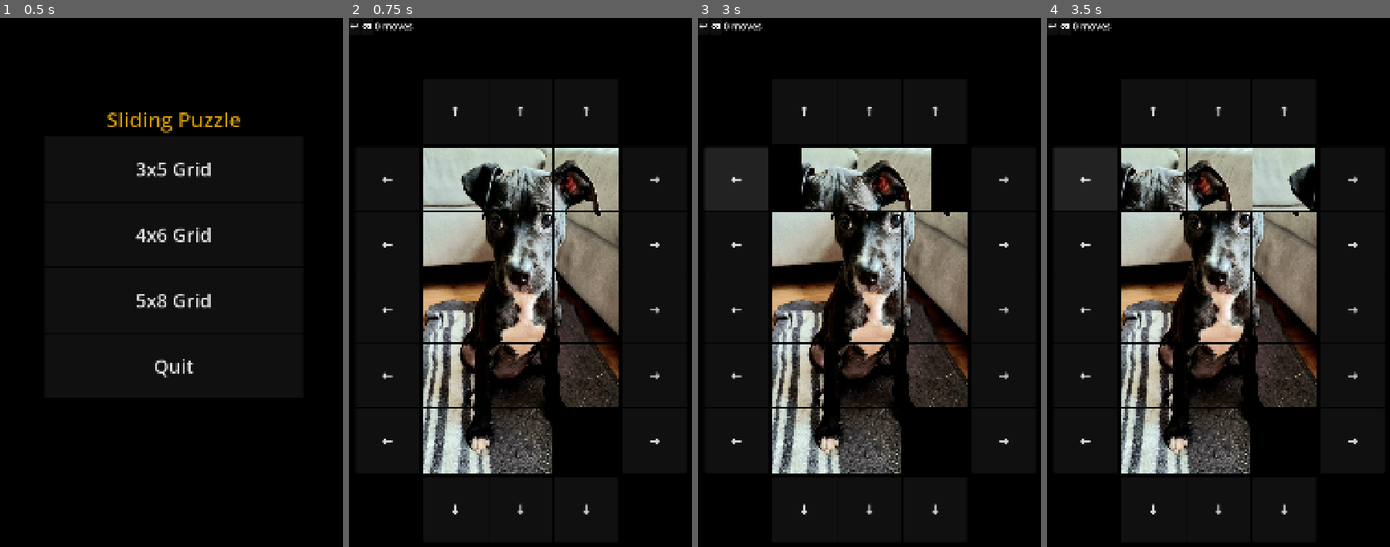
Above: before the commit, frames 1-4 (left to right).
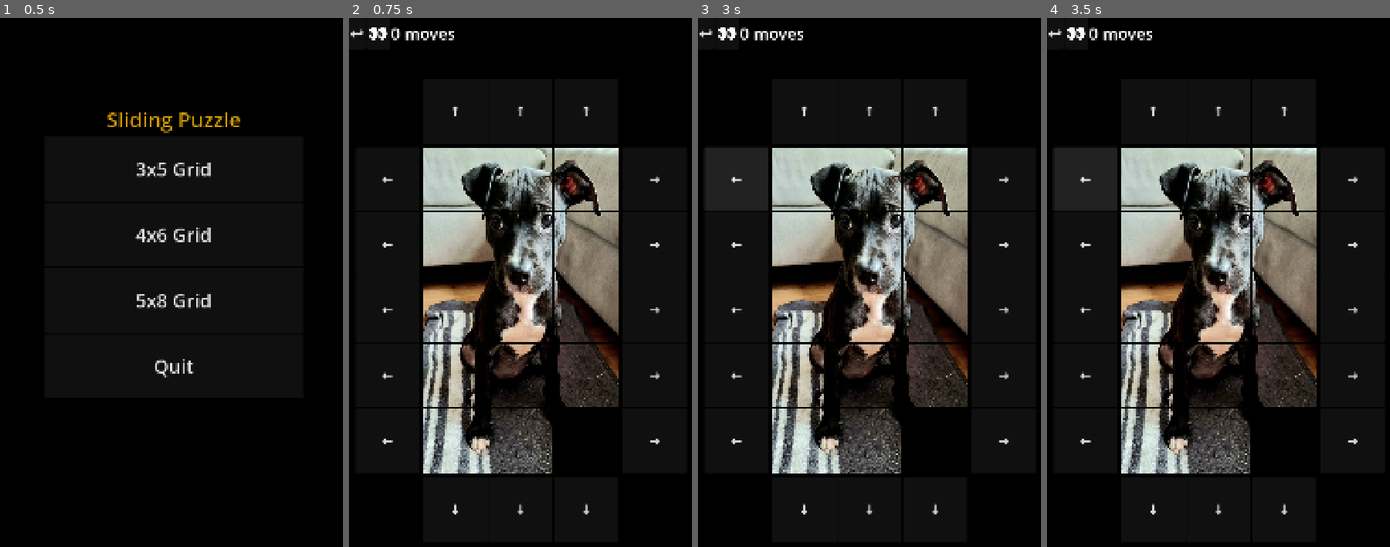
Above: after the commit, the same moments.

Repository: opensourceame/slider
Game: Godot game, scene res://scenes/MainMenu.tscn
Same seed, same stepped clock (60 frames per second), same inputs: the game is played once before the commit and once after it.
Inputs:
- Up to frame 1 (0.5 s): no input
- Up to frame 2 (0.75 s): click "3x5 Grid" at 0.5 s
- Up to frame 3 (3 s): click "↩️" at 1.25 s; click "👀" at 2 s; click "←" at 2.75 s
- Up to frame 4 (3.5 s): no input

Frame 1 is identical in both runs. In frame 2, 0.5% of the frame differs, in the area x 0-31%, y 0-5%; in frame 3, 6.0%, in the area x 0-79%, y 0-37%; in frame 4, 5.9%.
Error before the commit: Invalid assignment of property or key 'text' with value of type 'String' on a base object of type 'null instance'. (res://scripts/GameManager.gd:566)

Commit message:
add more game states

Diff:
--- a/scenes/Game.tscn
+++ b/scenes/Game.tscn
@@ -10,6 +10,9 @@
 font_size = 200
 outline_size = 19
 outline_color = Color(0.7413441, 0.85064906, 0.1043692, 1)
+
+[sub_resource type="Theme" id="Theme_cpr0p"]
+default_font_size = 50
 
 [sub_resource type="Theme" id="Theme_qbsmt"]
 default_font_size = 30
@@ -35,29 +38,71 @@
 horizontal_alignment = 1
 vertical_alignment = 1
 
+[node name="CPUParticles2D" type="CPUParticles2D" parent="World" unique_id=1207187384]
+visible = false
+amount = 12
+
 [node name="HUD" type="CanvasLayer" parent="." unique_id=352275736]
 
 [node name="HBoxContainer" type="HBoxContainer" parent="HUD" unique_id=1896796996]
-offset_right = 40.0
-offset_bottom = 40.0
-theme = SubResource("Theme_qbsmt")
+layout_direction = 2
+offset_right = 700.0
+offset_bottom = 96.0
+size_flags_horizontal = 3
+theme = SubResource("Theme_cpr0p")
 
 [node name="Button" type="Button" parent="HUD/HBoxContainer" unique_id=1038392139]
 layout_mode = 2
 text = "↩️"
 
-[node name="Button2" type="Button" parent="HUD/HBoxContainer" unique_id=1548698838]
+[node name="PeekButton" type="Button" parent="HUD/HBoxContainer" unique_id=1548698838]
 layout_mode = 2
+theme_override_font_sizes/font_size = 64
 text = "👀"
 
 [node name="MovesLabel" type="Label" parent="HUD/HBoxContainer" unique_id=581566356]
+unique_name_in_owner = true
 layout_mode = 2
 text = "0 moves"
 horizontal_alignment = 1
 vertical_alignment = 1
 
+[node name="PeekOverlay" type="CanvasLayer" parent="." unique_id=352275737]
+visible = false
+
+[node name="Background" type="ColorRect" parent="PeekOverlay" unique_id=352275738]
+anchors_preset = 15
+anchor_right = 1.0
+anchor_bottom = 1.0
+grow_horizontal = 2
+grow_vertical = 2
+color = Color(0, 0, 0, 0.8)
+
+[node name="VBoxContainer" type="VBoxContainer" parent="PeekOverlay" unique_id=352275739]
+anchors_preset = 8
+anchor_left = 0.5
+anchor_top = 0.5
+anchor_right = 0.5
+anchor_bottom = 0.5
+offset_left = -300.0
+offset_top = -400.0
+offset_right = 300.0
+offset_bottom = 400.0
+grow_horizontal = 2
+grow_vertical = 2
+
+[node name="PeekImage" type="TextureRect" parent="PeekOverlay/VBoxContainer" unique_id=352275740]
+layout_mode = 2
+size_flags_horizontal = 3
+size_flags_vertical = 3
+stretch_mode = 2
+
+[node name="TapLabel" type="Label" parent="PeekOverlay/VBoxContainer" unique_id=352275741]
+layout_mode = 2
+theme = SubResource("Theme_qbsmt")
+theme_override_font_sizes/font_size = 24
+text = "Tap anywhere to close"
+horizontal_alignment = 1
+
 [node name="Click" type="AudioStreamPlayer" parent="." unique_id=1099986464]
 stream = ExtResource("2_qbsmt")
-
-[node name="CPUParticles2D" type="CPUParticles2D" parent="." unique_id=1207187384]
-amount = 12
--- a/scripts/GameManager.gd
+++ b/scripts/GameManager.gd
@@ -7,8 +7,11 @@
 @onready var board        = $World/Board
 @onready var buttons      = $World/Board/Buttons
 @onready var hud          = $HUD
-
-enum State { PLAYING, WON }
+@onready var peek_overlay = $PeekOverlay
+@onready var peek_image   = $PeekOverlay/VBoxContainer/PeekImage
+@onready var peek_button  = $HUD/HBoxContainer/PeekButton
+
+enum State { INTRO, PLAYING, WON }
 enum Speed { NORMAL, SLOW, FAST }
 const ANIMATION_TIME = [ 1.0, 2.0, 0.5 ]
 const BOARD_MARGIN=40 # pixels
@@ -54,8 +57,16 @@
 	initialize_grid()
 	setup_tiles()
 
+	# Connect Peek button
+	peek_button.pressed.connect(_on_peek_button_pressed)
+	peek_overlay.visible = false
+
+	current_state = State.INTRO
+
 	await get_tree().create_timer(3.0).timeout
 	randomize_grid()
+
+	current_state = State.PLAYING
 
 	print("READY")
 
@@ -384,7 +395,7 @@
 	create_column_buttons()
 
 func _on_tile_pressed(tile):
-	if game_won:
+	if not can_play():
 		return
 
 	print("clicked on ", tile.grid_position)
@@ -423,7 +434,7 @@
 		game_won = true
 		print("You won!")
 
-func _unhandled_input(event):
+func _xunhandled_input(event):
 	if event.is_action_pressed("ui_accept"):
 		shuffle_tiles()
 
@@ -435,13 +446,20 @@
 	highlight_style.bg_color = Color.DARK_GREEN
 
 func _on_tile_hover(tile: Tile, hovering: bool):
-	if current_state == State.WON:
+	if not can_play():
 		return
 
 	if hovering:
 		highlight_tiles_to_empty(tile)
 	else:
 		clear_highlights()
+
+func can_play():
+	match current_state:
+		State.PLAYING:
+			return true
+		State.INTRO, State.WON:
+			return false
 
 func highlight_tiles_to_empty(hovered_tile: Tile):
 	var tile_pos = hovered_tile.grid_position
@@ -563,7 +581,7 @@
 func update_moves():
 	moves += 1
 
-	$HUD/MovesLabel.text = str(moves) + " moves"
+	%MovesLabel.text = str(moves) + " moves"
 	$Click.play()
 
 	check_win()
@@ -582,6 +600,9 @@
 
 	)
 func slide_row(row_index: int, direction: int):
+	if not can_play():
+		return
+
 	assert(row_index >= 0 and row_index <= grid_size.y)
 
 	update_moves()
@@ -608,6 +629,9 @@
 		animate_tile_move(tile)
 
 func slide_column(col_index: int, direction: int):
+	if not can_play():
+		return
+
 	assert(col_index >= 0 and col_index <= grid_size.x)
 
 	update_moves()
@@ -658,3 +682,24 @@
 	initialize_grid()
 	setup_tiles()
 	game_won = false
+
+func _on_peek_button_pressed():
+	if can_play():
+		peek_overlay.visible = true
+		peek_image.texture = source_image
+
+func _unhandled_input(event):
+	# Handle closing peek overlay
+	if peek_overlay.visible:
+		if event is InputEventMouseButton or event is InputEventScreenTouch:
+			if event.pressed:
+				peek_overlay.hide()
+				get_viewport().set_input_as_handled()
+		elif event.is_action_pressed("ui_cancel"):
+			peek_overlay.show()
+			get_viewport().set_input_as_handled()
+			return
+
+	# Existing input handling
+	if event.is_action_pressed("ui_accept"):
+		shuffle_tiles()
